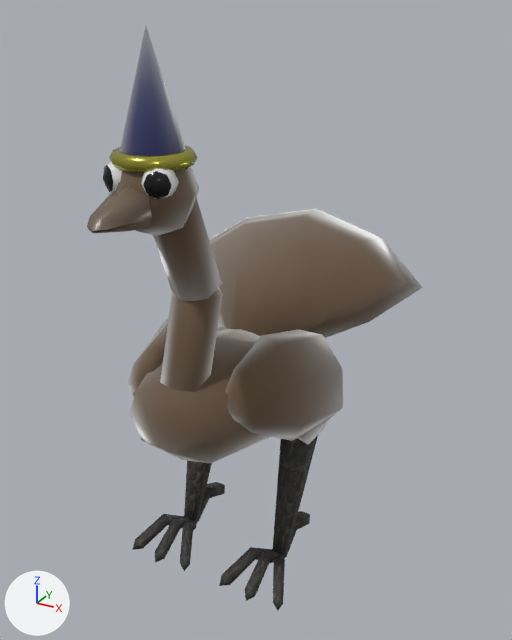
The glTF model assets/bird.glb as it was, and as the next commit left it.
Camera for both pictures: a camera (50 mm lens) standing at (1.43, -2.27, 2.39) and looking at (0.08, 0.17, 1.17). Arrows for +X, +Y and +Z are at lower left; the lights stay in place. Vertices at the same position are counted once.
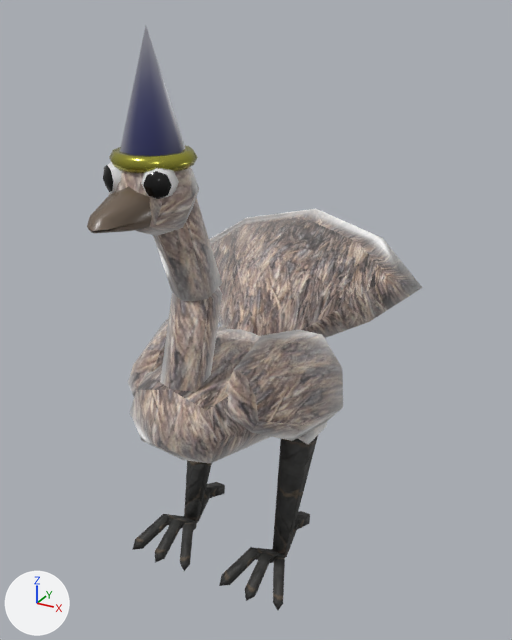
Pixel boxes (x1, y1, x2, y2) of what changed, in the pictures (512 x 640 px):
'Cube', surface changed (brown to grey): (209, 210, 415, 338) in both
'Sphere.002', surface changed: (128, 318, 343, 437) in both
'Sphere', surface changed (brown to grey): (131, 326, 261, 463) in both
'Cylinder.001', surface changed (brown to grey): (160, 288, 223, 392) in both
'Cylinder.002', surface changed: (153, 198, 222, 301) in both
'Sphere.001', surface changed (brown to grey): (114, 167, 198, 236) in both
part 1 of me_mesh, surface changed (brown to grey): (209, 209, 422, 338) in both
part 2 of me_sphere, surface changed (brown to grey): (130, 326, 271, 463) in both

The change, as a diff of the scene's bpy script:
```diff
--- a/assets/bird.glb.py
+++ b/assets/bird.glb.py
@@ img_emutexture @@
+img_emutexture = load_image('emutexture', '_unpacked/emutexture', 256, 256, 'sRGB')
@@ mat_feathers @@
 mat_feathers = principled_material('feathers')
-mat_feathers.base_color = (0.102, 0.0545, 0.0183)  # brown #5a4225
-mat_feathers.roughness = 0.723
+mat_feathers.texture = img_emutexture
+mat_feathers.roughness = 0.778
 mat_feathers.sheen_weight = 1.0
@@ me_mesh @@
 me_mesh.from_pydata(...)  # 42 vertices, 80 faces; spans x -0.626..0.626, y 0.152..0.954, z 0.974..1.468
 # used by ob_cube; location = (0.0, 0.0, 0.0)
+# me_mesh part 1: texture (UV) coordinates of 80 of 80 faces, centred in x -0.534..0.521, y 0.189..0.925, z 0.989..1.441, changed; they spanned u 0.13..0.88, v 0.0..1.0 and now span u -0.24..1.24, v -0.08..0.88
 me_mesh.materials.append(mat_feathers)
@@ me_sphere @@
 me_sphere.from_pydata(...)  # 26 vertices, 48 faces; spans x -0.36..0.36, y -0.447..0.44, z 0.615..1.14
 # used by ob_sphere; location = (0.0, 0.0, 0.0)
+# me_sphere part 2: texture (UV) coordinates of 48 of 48 faces, centred in x -0.29..0.29, y -0.383..0.38, z 0.677..1.094, changed; they spanned u 0.0..1.0, v 0.0..1.0 and now span u 0.2..0.79, v 0.2..0.79
 me_sphere.materials.append(mat_feathers)
```
